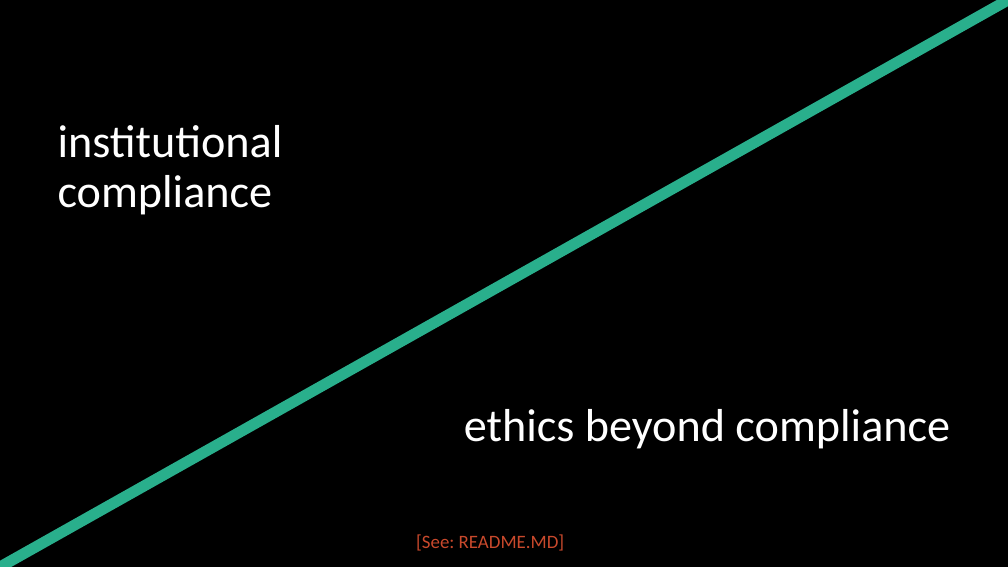
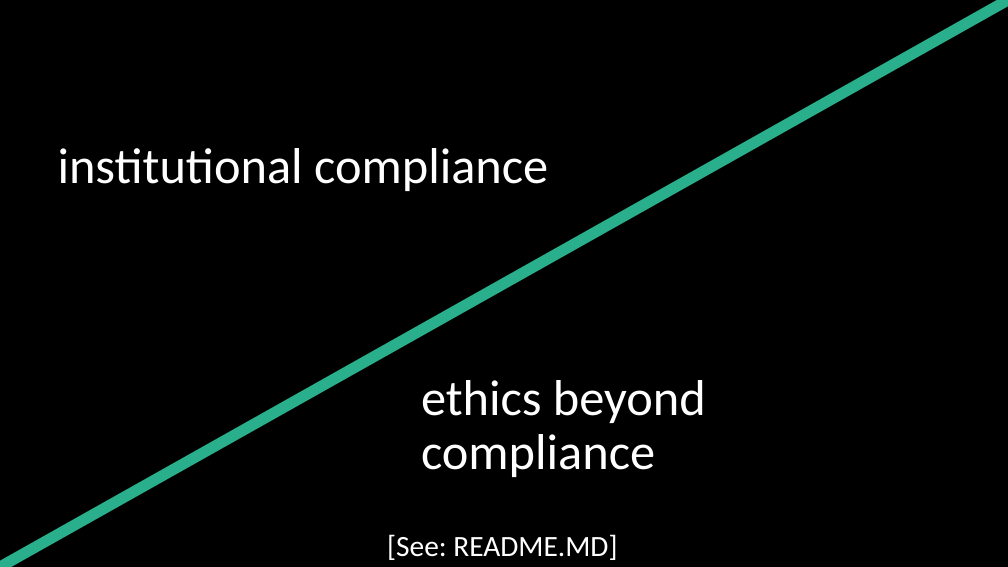
Before and after one commit to dhsouthbend/ethics, a slide deck: slide 2 of slides.pptx. Drawn at 1008x567 pixels with LibreOffice and Linux fonts; fonts in the diff are those of the drawing. Boxes give left, top, right and bottom in pixels: in the first picture for what was removed or moved away, otherwise in the second. Text is boxed around its words. In the diff, an @@ line names an element or a change of style, - is before the commit and + after.

Commit message:
changed .md references and other fonts' size and color for better visibility in slides

```diff
--- a/slides.pptx
+++ b/slides.pptx
@@ title "institutional compliance" at box(58, 148, 548, 191): size 44 to 48 pt @@
@@ text "ethics beyond compliance": place and size @@
-text "ethics beyond compliance" at box(464, 409, 950, 449)
+text "ethics beyond compliance" at box(421, 380, 706, 477)
@@ text "ethics beyond compliance" at box(421, 380, 706, 477): size 44 to 48 pt @@
@@ text "[See: README.MD]": place and size @@
-text "[See: README.MD]" at box(416, 534, 564, 551)
+text "[See: README.MD]" at box(387, 534, 617, 560)
@@ text "[See: README.MD]" at box(387, 534, 617, 560): size 18 to 28 pt, text colour #C9492C to #FFFFFF @@
```
Also in this commit, not shown: 51 other slides changed, 1 other file.
